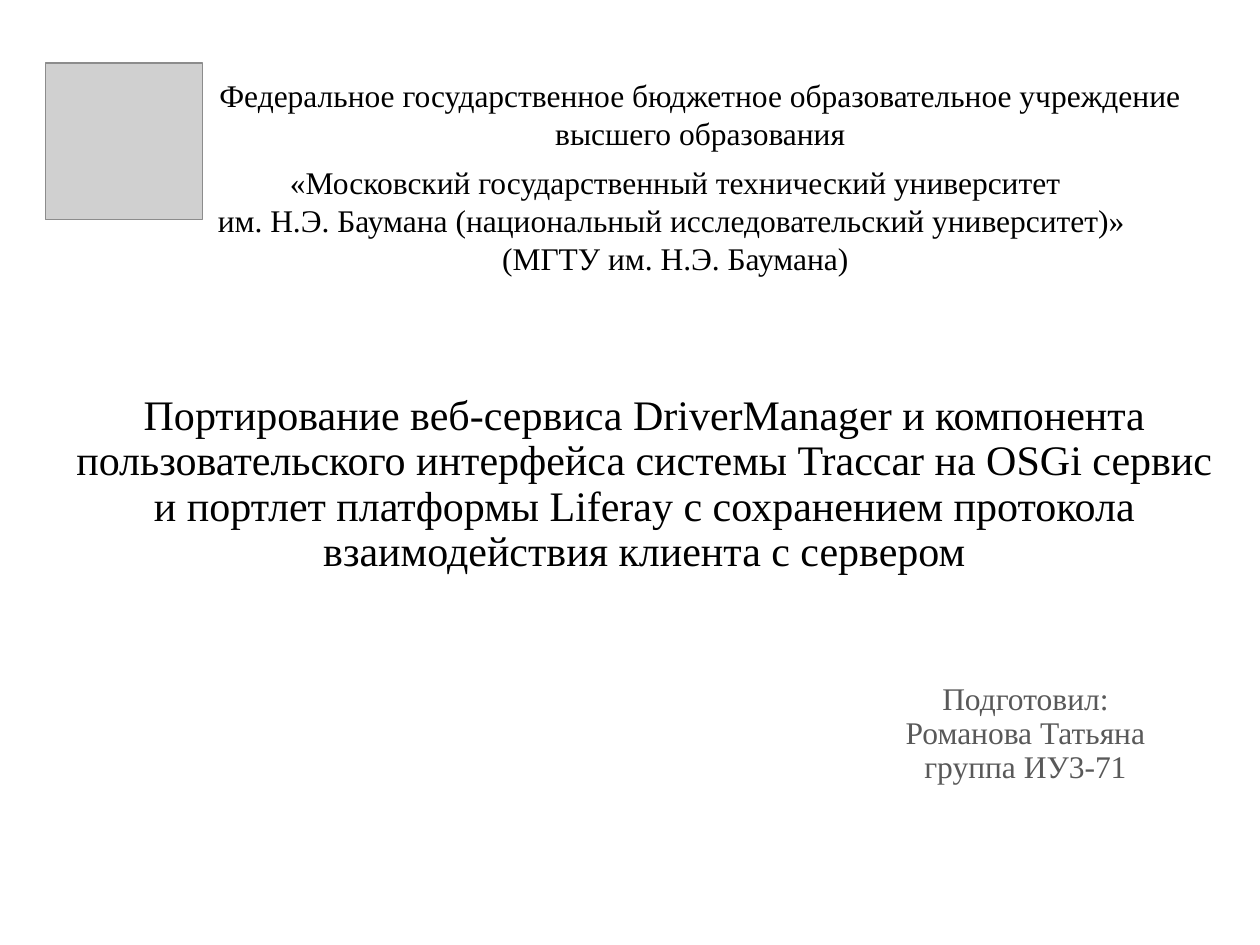
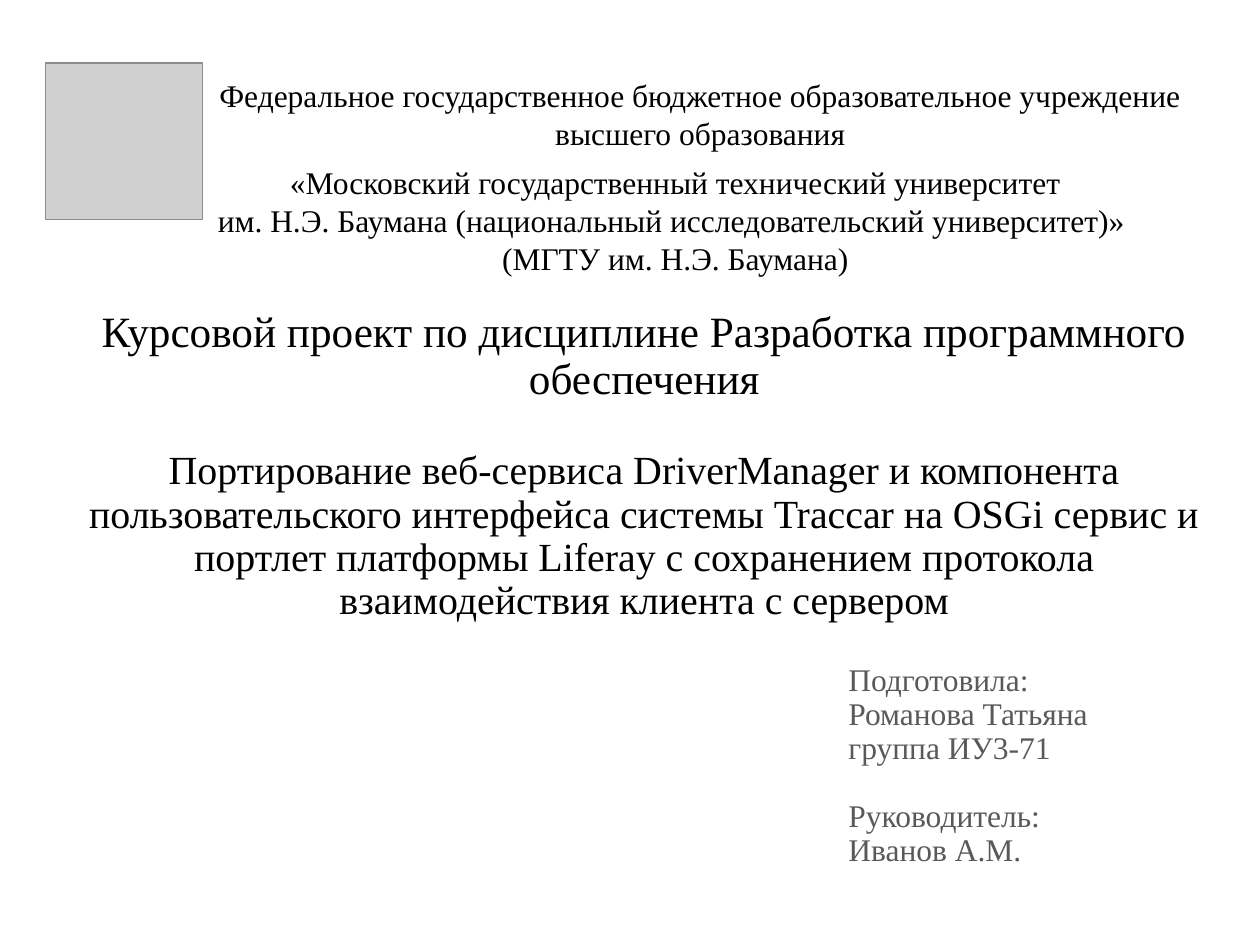
Before and after one commit to wypick/RPO, a slide deck: slide 1 of KR_RPO_IU371_Romanova.pptx. Drawn at 1260x945 pixels with LibreOffice and Linux fonts; fonts in the diff are those of the drawing; grey boxes stand for pictures. Boxes give left, top, right and bottom in pixels: in the first picture for what was removed or moved away, otherwise in the second. Text is boxed around its words. In the diff, an @@ line names an element or a change of style, - is before the commit and + after.

```diff
--- a/KR_RPO_IU371_Romanova.pptx
+++ b/KR_RPO_IU371_Romanova.pptx
@@ title "Курсовой проект по дисциплине Разработка ...": place and size @@
-title "Курсовой проект по дисциплине Разработка ..." at (76, 400, 1212, 575)
+title "Курсовой проект по дисциплине Разработка ..." at (89, 316, 1198, 622)
@@ title at (102, 316, 1185, 395): paragraph added @@
+Курсовой проект по дисциплине Разработка программного обеспечения
@@ title at (89, 455, 1198, 622): size 24 to 22.8 pt in "Портирование веб-сервиса DriverManager и компонента пользова ..." @@
@@ subtitle "Подготовила:": place and size @@
-subtitle "Подготовила:" at (906, 689, 1145, 785)
+subtitle "Подготовила:" at (848, 670, 1088, 862)
@@ subtitle at (848, 670, 1028, 697): text changed @@
-Подготовил:
+Подготовила:
@@ subtitle at (848, 704, 1088, 766): alignment centre to left @@
@@ subtitle at (848, 806, 1040, 862): paragraphs added @@
+Руководитель:
+Иванов А.М.
```
Also in this commit, not shown: 19 other slides changed, 3 other files.
